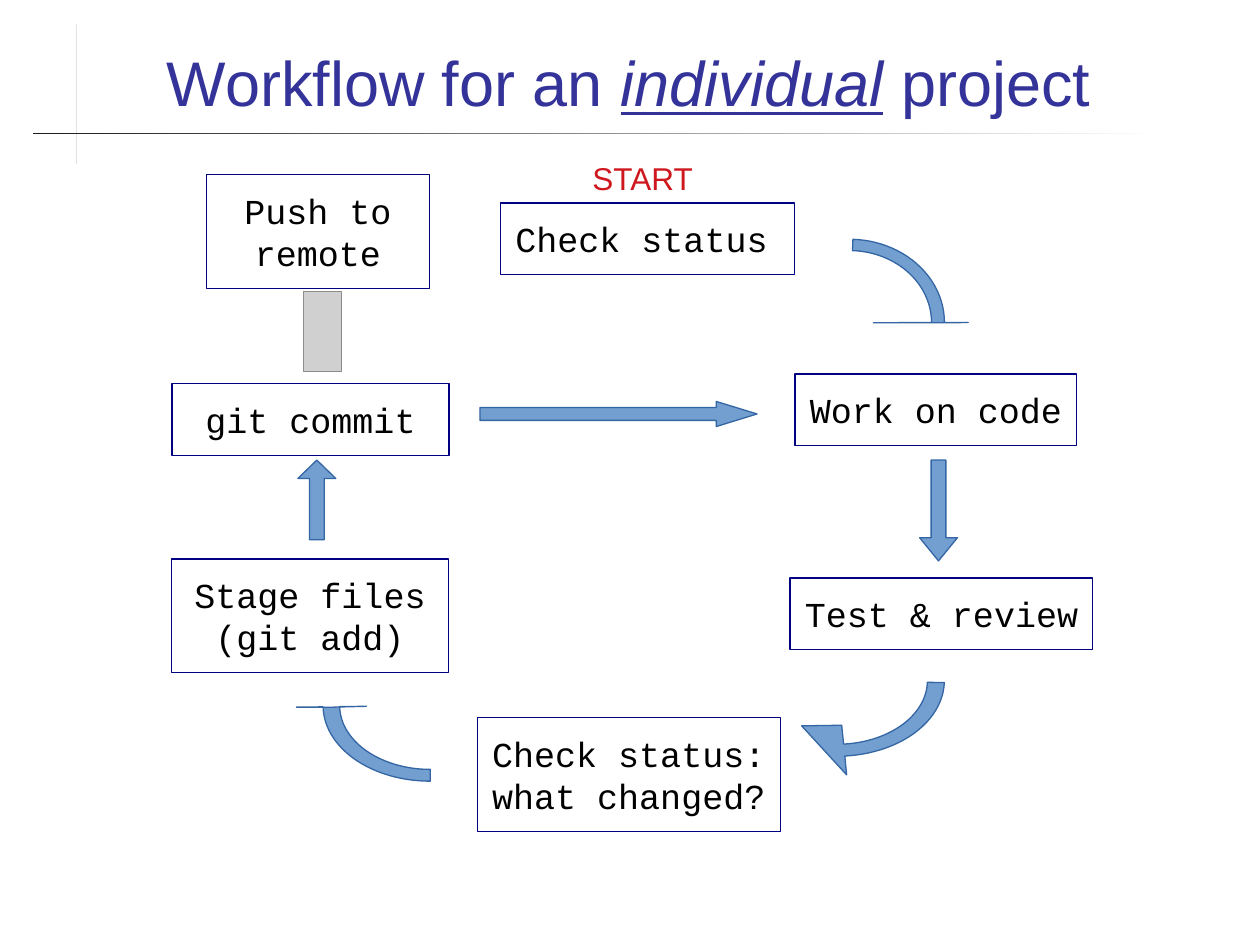
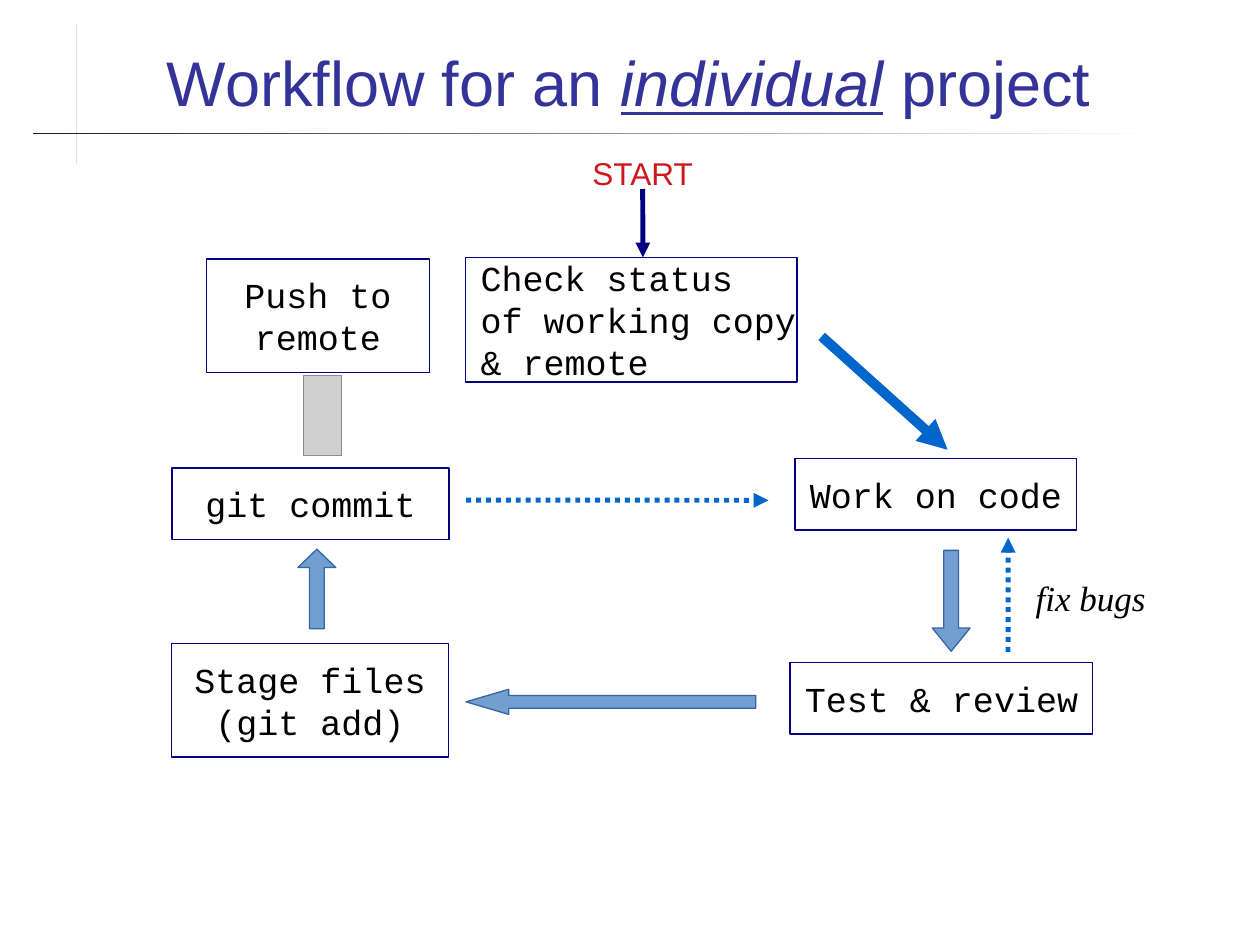
Before and after one commit to cpske/ISP, a slide deck: slide 15 of git/Using-Github.ppt (slide 13 before the commit). Drawn at 1260x945 pixels with LibreOffice and Linux fonts; fonts in the diff are those of the drawing; grey boxes stand for pictures. Boxes give left, top, right and bottom in pixels: in the first picture for what was removed or moved away, otherwise in the second. Text is boxed around its words. In the diff, an @@ line names an element or a change of style, - is before the commit and + after.

```diff
--- a/git/Using-Github.ppt
+++ b/git/Using-Github.ppt
@@ text "START" rewrapped from box(592, 168, 692, 191) to box(592, 163, 692, 191) @@
@@ arrow added from (643, 189) to (643, 257), #000080 2.83 pt @@
@@ freeform shape removed at box(755, 239, 945, 406) @@
@@ 5 rectangles, 1 picture: place and size @@
-5 rectangles, 1 picture at box(171, 175, 1092, 673)
+5 rectangles, 1 picture at box(171, 260, 1092, 757)
@@ rectangle "Check status of working copy ...": place and size @@
-rectangle "Check status of working copy ..." at box(500, 203, 795, 275)
+rectangle "Check status of working copy ..." at box(466, 257, 798, 382)
@@ text in rectangle at box(481, 267, 796, 383): text changed @@
-Check status
+Check status
+of working copy
+& remote
@@ arrow added from (822, 336) to (948, 450), #0066CC 5.67 pt @@
@@ arrow added from (466, 500) to (769, 500), #0066CC 2.83 pt dashed @@
@@ arrow added from (1008, 651) to (1008, 538), #0066CC 2.83 pt dashed @@
@@ down arrow: place and size @@
-down arrow at box(297, 460, 335, 539)
+down arrow at box(297, 549, 335, 629)
@@ down arrow: place and size @@
-down arrow at box(920, 460, 958, 561)
+down arrow at box(932, 551, 970, 651)
@@ text added at box(1036, 586, 1145, 619), 20 pt, text #000000, italic @@
+fix bugs
@@ freeform shape removed at box(731, 605, 945, 756) @@
@@ freeform shape removed at box(323, 630, 537, 781) @@
@@ right arrow: place and size @@
-right arrow at box(480, 402, 757, 427)
+right arrow at box(466, 689, 756, 714)
@@ right arrow at box(466, 689, 756, 714): proportions changed; mirrored @@
@@ rectangle removed at box(478, 718, 780, 832) @@
-Check status:
-what changed?
```
Also in this commit, not shown: 12 other slides changed, 5 slides added, 1 slide removed, 5 other files.
